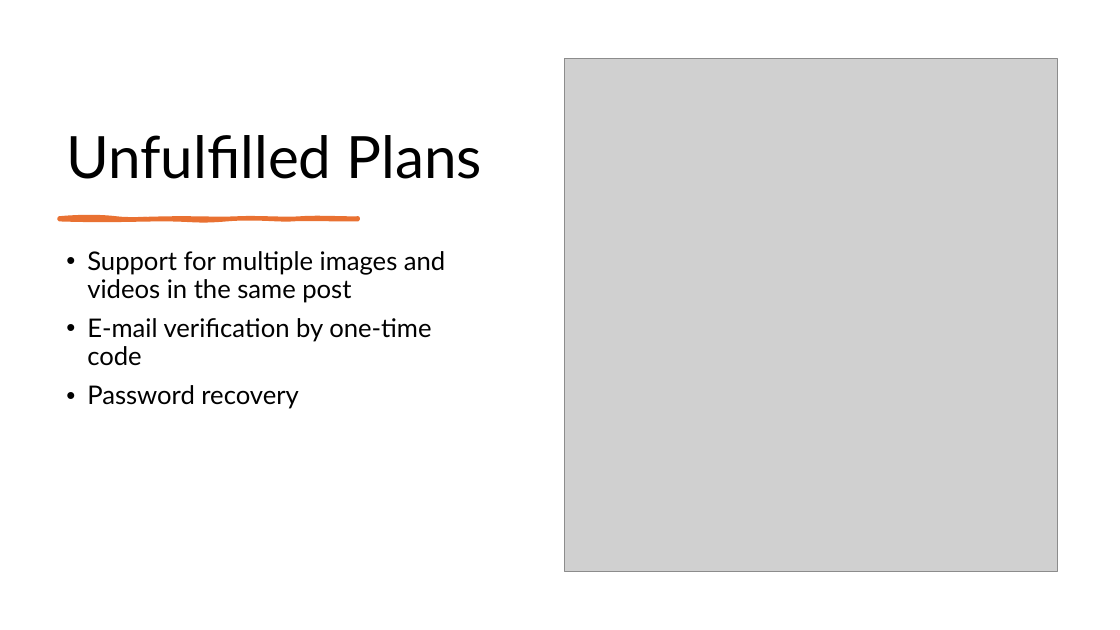
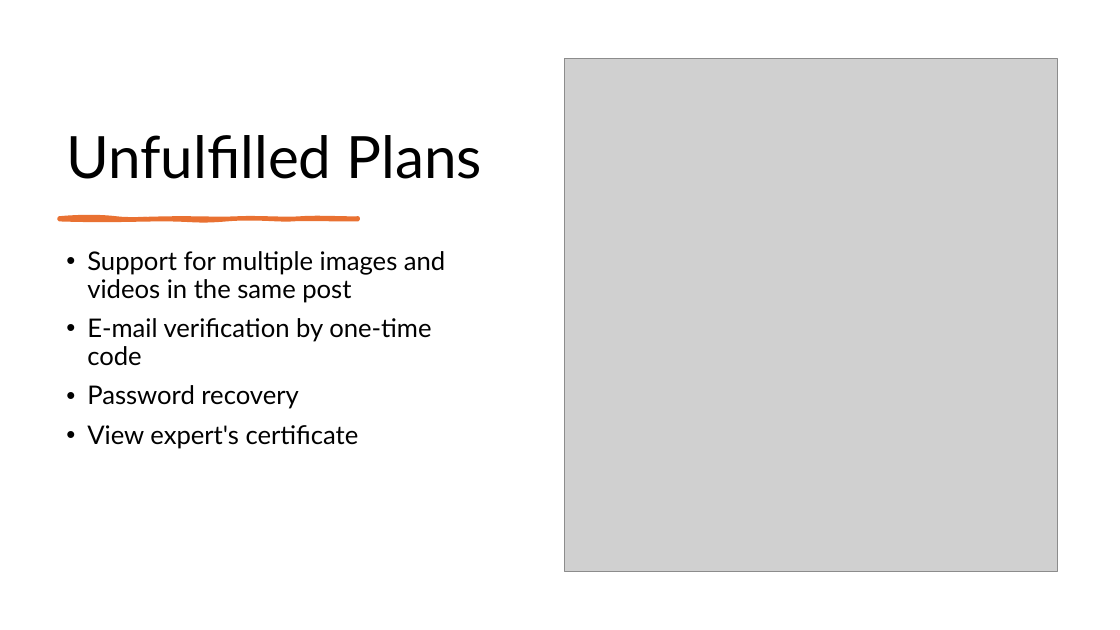
Before and after one commit to ChenDahan13/PlantDetect, a slide deck: slide 16 of Plant-_detect_2.pptx. Drawn at 1120x630 pixels with LibreOffice and Linux fonts; fonts in the diff are those of the drawing; grey boxes stand for pictures. Boxes give left, top, right and bottom in pixels: in the first picture for what was removed or moved away, otherwise in the second. Text is boxed around its words. In the diff, an @@ line names an element or a change of style, - is before the commit and + after.

```diff
--- a/Plant-_detect_2.pptx
+++ b/Plant-_detect_2.pptx
@@ text at (x1=87, y1=425, x2=359, y2=449): paragraph added @@
+• View expert's certificate
```
Also in this commit, not shown: 3 other slides changed.
